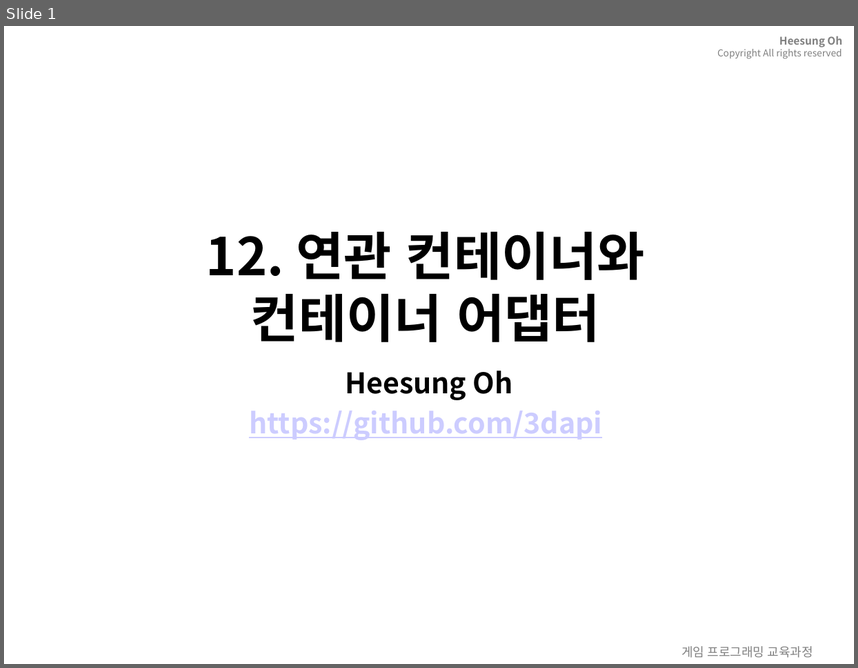
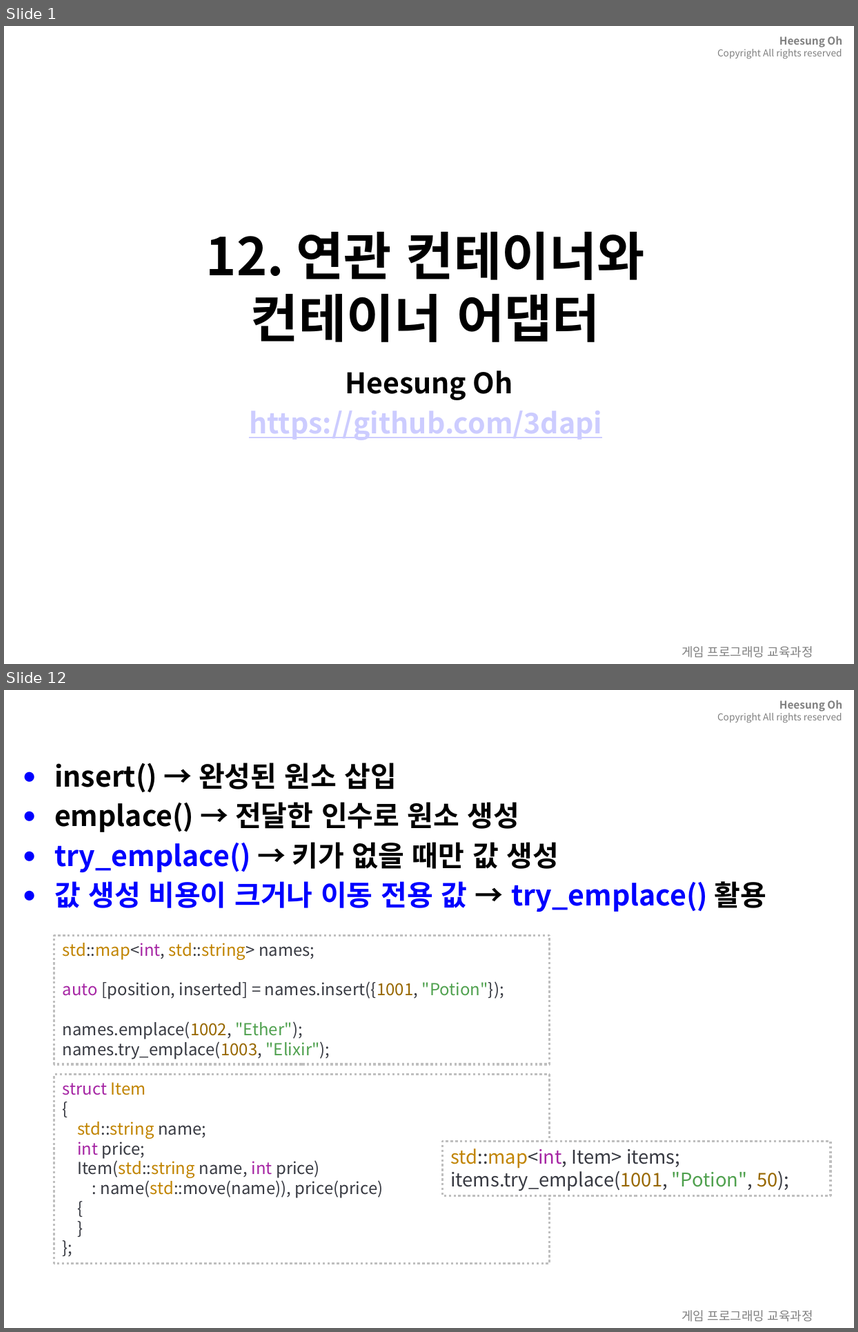
Before and after one commit to 3dapi/bs02_cpp, a slide deck: doc/ppt/12.associativeContainer.pptx. Shown one above the other, each under a label of ours: slide 1 before the commit, slides 1 and 12 after it; the slides between them are not shown. The pictures are 858x668 and 858x1332 pixels, drawn with LibreOffice and Linux fonts; fonts in the diff are those of the drawing; background and template pictures are left out. Boxes give left, top, right and bottom in pixels: in the first picture for what was removed or moved away, otherwise in the second. Text is boxed around its words. In the diff, an @@ line names an element or a change of style, - is before the commit and + after.

```diff
--- a/doc/ppt/12.associativeContainer.pptx
+++ b/doc/ppt/12.associativeContainer.pptx
@@ slide 12 added at box(4, 690, 854, 1328), background picture (left out); not listed: 2 template elements that a slide beside it also shows @@
@@ title added at box(54, 763, 251, 873), 28 pt, text #FFFFFF, bold @@
+12.2.3 insert, emplace와 try_emplace
@@ text added at box(54, 762, 766, 912), 24 pt, text #000000, bold @@
+● insert() → 완성된 원소 삽입
+● emplace() → 전달한 인수로 원소 생성
+● try_emplace() → 키가 없을 때만 값 생성
+● 값 생성 비용이 크거나 이동 전용 값 → try_emplace() 활용
@@ rectangle added at box(54, 935, 550, 1063), fill #FFFFFF, outline #BFBFBF 2 pt dashed, 14 pt, text #383A42 @@
+std::map<int, std::string> names;
+auto [position, inserted] = names.insert({1001, "Potion"});
+names.emplace(1002, "Ether");
+names.try_emplace(1003, "Elixir");
@@ rectangle added at box(54, 1074, 550, 1263), fill #FFFFFF, outline #BFBFBF 2 pt dashed, 14 pt, text #383A42 @@
+struct Item
+{
+std::string name;
+int price;
+Item(std::string name, int price)
+: name(std::move(name)), price(price)
+{
+}
+};
@@ rectangle added at box(443, 1141, 831, 1196), fill #FFFFFF, outline #BFBFBF 2 pt dashed, 16 pt, text #383A42 @@
+std::map<int, Item> items;
+items.try_emplace(1001, "Potion", 50);
```
Also in this commit, not shown: 51 other slides added, 55 slides removed, 28 other files.
